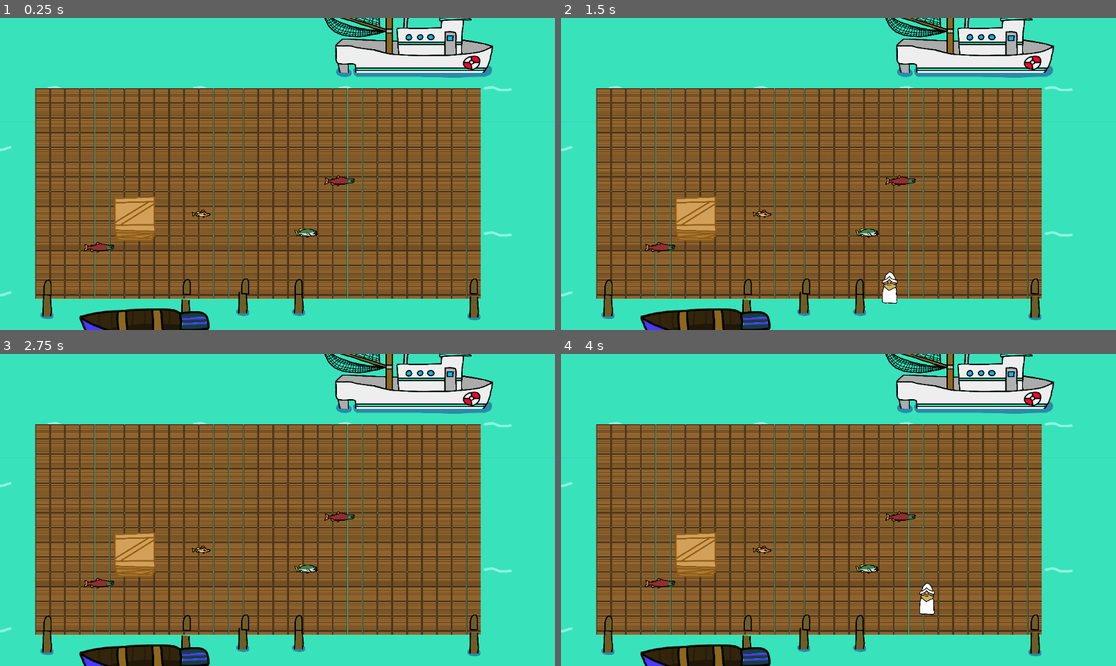
Above: before the commit, frames 1-4 (two rows, left to right).
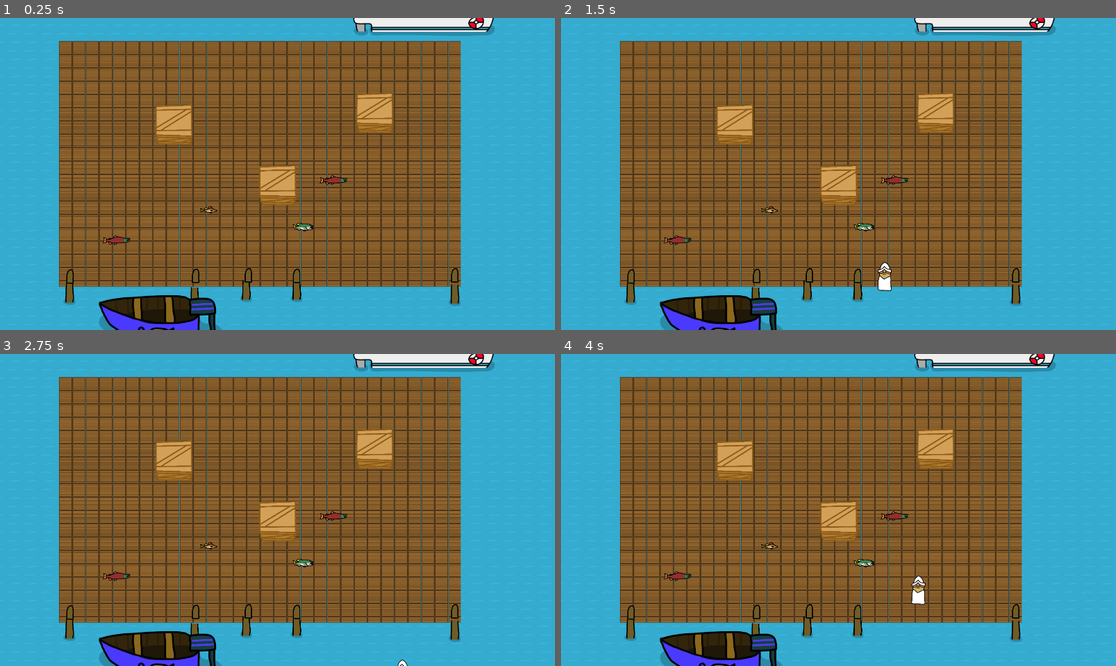
Above: after the commit, the same moments.

Repository: ZevDev54/FishermansWhar
Game: Godot game, scene res://Scenes/GameContainer.tscn
Two runs of this game, one before a commit and one after it. Both use one fixed random seed, a clock stepped at 60 frames per second and the inputs below. Before the commit the project starts from res://Scenes/main.tscn.
Inputs:
- Up to frame 1 (0.25 s): no input
- Up to frame 2 (1.5 s): tap Enter at 0.5 s; hold D (move_right) 0.53-1.28 s; tap Space (join) at 0.6 s; tap E (pickup) at 0.8, 1.35 s; hold S (move_down) from 1.28 s (still down)
- Up to frame 3 (2.75 s): tap Space (join) at 1.55, 2.1 s; release S (move_down) at 2.03 s; hold D (move_right) from 2.03 s (still down); tap E (pickup) at 2.3 s
- Up to frame 4 (4 s): tap Space (join) at 2.75, 3.05, 3.6 s; release D (move_right) at 2.78 s; hold W (move_up) 2.78-3.53 s; tap E (pickup) at 2.85, 3.8 s; hold A (move_left) from 3.53 s (still down)

The runs differ from the first frame. In frame 1, 79% of the frame differs, in the area x 0-100%, y 0-100%; in frame 2, 79%; in frame 3, 79%; in frame 4, 79%.

Commit message:
Made Player node which acts as a generic interface between greater game and player.

Diff:
--- a/Scenes/GameContainer.tscn
+++ b/Scenes/GameContainer.tscn
@@ -1,6 +1,11 @@
-[gd_scene load_steps=2 format=3 uid="uid://j4a4x4nt27m2"]
+[gd_scene load_steps=7 format=3 uid="uid://j4a4x4nt27m2"]
 
+[ext_resource type="PackedScene" uid="uid://2wffpt3c3ygt" path="res://Scenes/game_manager.tscn" id="1_l04mu"]
 [ext_resource type="PackedScene" uid="uid://dy1v8qv6rfib2" path="res://Scenes/main.tscn" id="1_v3bfn"]
+[ext_resource type="Script" path="res://Scenes/player_joining.gd" id="2_ekmqj"]
+[ext_resource type="PackedScene" uid="uid://df2qlsuxgg8m7" path="res://Scenes/player.tscn" id="3_al4fi"]
+[ext_resource type="Script" path="res://demo/player_manager.gd" id="4_80ujy"]
+[ext_resource type="Script" path="res://Scenes/RoundManager.gd" id="5_1h57y"]
 
 [node name="Control" type="Control"]
 layout_mode = 3
@@ -17,6 +22,20 @@
 
 [node name="SubViewport" type="SubViewport" parent="SubViewportContainer"]
 handle_input_locally = false
+audio_listener_enable_2d = true
+size = Vector2i(1920, 1080)
 render_target_update_mode = 4
 
+[node name="GameManager" parent="SubViewportContainer/SubViewport" instance=ExtResource("1_l04mu")]
+
+[node name="PlayerJoining" type="Node" parent="SubViewportContainer/SubViewport/GameManager"]
+script = ExtResource("2_ekmqj")
+player_scene = ExtResource("3_al4fi")
+
+[node name="PlayerManager" type="Node" parent="SubViewportContainer/SubViewport/GameManager/PlayerJoining"]
+script = ExtResource("4_80ujy")
+
+[node name="RoundManager" type="Node" parent="SubViewportContainer/SubViewport/GameManager"]
+script = ExtResource("5_1h57y")
+
 [node name="World" parent="SubViewportContainer/SubViewport" instance=ExtResource("1_v3bfn")]
--- /dev/null
+++ b/Scenes/GameManager.gd
@@ -0,0 +1,13 @@
+extends Node
+class_name GameManager;
+
+
+# Called when the node enters the scene tree for the first time.
+func _ready():
+	if Singletons.Game == null:
+		Singletons.Game = self;
+
+
+# Called every frame. 'delta' is the elapsed time since the previous frame.
+func _process(delta):
+	pass
--- /dev/null
+++ b/Scenes/LevelBits/crate.tscn
@@ -0,0 +1,20 @@
+[gd_scene load_steps=3 format=3 uid="uid://v0kw1q8bpns1"]
+
+[ext_resource type="Texture2D" uid="uid://to18ltebx5oy" path="res://Sprites/levels/general/Crate.png" id="1_cu8do"]
+
+[sub_resource type="RectangleShape2D" id="RectangleShape2D_3w1xg"]
+size = Vector2(22.2371, 23.9477)
+
+[node name="Crate" type="StaticBody2D"]
+scale = Vector2(2.92304, 2.92304)
+collision_layer = 8
+
+[node name="Sprite2D" type="Sprite2D" parent="."]
+z_index = -1
+scale = Vector2(0.025, 0.025)
+texture = ExtResource("1_cu8do")
+
+[node name="CollisionShape2D" type="CollisionShape2D" parent="."]
+z_index = 1
+position = Vector2(0.171055, -4.07826e-08)
+shape = SubResource("RectangleShape2D_3w1xg")
--- /dev/null
+++ b/Scenes/PlayerControls.gd
@@ -0,0 +1,5 @@
+extends Node
+class_name PlayerControls;
+
+var input;
+var player_index;
--- /dev/null
+++ b/Scenes/PlayerScoring.gd
@@ -0,0 +1,18 @@
+extends Node
+
+var score : int = 0;
+
+# Called when the node enters the scene tree for the first time.
+func _ready():
+	pass # Replace with function body.
+
+
+# Called every frame. 'delta' is the elapsed time since the previous frame.
+func _process(delta):
+	pass
+
+func count_kill():
+	score += 1;
+
+func count_last_standing():
+	score += 1;
--- /dev/null
+++ b/Scenes/PlayerTracker.gd
@@ -0,0 +1,14 @@
+extends Node
+class_name PlayerTracker;
+
+var player_list : Array[Player] = [];
+
+# Called when the node enters the scene tree for the first time.
+func _ready():
+	if Singletons.Players == null:
+		Singletons.Players = self;
+
+
+# Called every frame. 'delta' is the elapsed time since the previous frame.
+func _process(delta):
+	pass
--- a/Scenes/PlayerWeapon.gd
+++ b/Scenes/PlayerWeapon.gd
@@ -9,7 +9,8 @@
 
 var input;
 
-
+func _ready():
+	input = (owner as Player).controls.input;
 
 
 func _process(delta):
--- /dev/null
+++ b/Scenes/RoundManager.gd
@@ -0,0 +1,13 @@
+extends Node
+
+var round_num;
+
+
+# Called when the node enters the scene tree for the first time.
+func _ready():
+	pass # Replace with function body.
+
+
+# Called every frame. 'delta' is the elapsed time since the previous frame.
+func _process(delta):
+	pass
--- /dev/null
+++ b/Scenes/game_manager.tscn
@@ -0,0 +1,16 @@
+[gd_scene load_steps=4 format=3 uid="uid://2wffpt3c3ygt"]
+
+[ext_resource type="Script" path="res://Scenes/GameManager.gd" id="1_xhrgr"]
+[ext_resource type="Script" path="res://Scripts/singletons.gd" id="2_ucgig"]
+[ext_resource type="Script" path="res://Scripts/ProjectileManager.gd" id="3_tyw2s"]
+
+[node name="GameManager" type="Node"]
+script = ExtResource("1_xhrgr")
+
+[node name="Singletons" type="Node" parent="." node_paths=PackedStringArray("projectiles")]
+script = ExtResource("2_ucgig")
+projectiles = NodePath("BulletsParent")
+
+[node name="BulletsParent" type="Node2D" parent="Singletons" node_paths=PackedStringArray("projectile_parent")]
+script = ExtResource("3_tyw2s")
+projectile_parent = NodePath(".")
--- a/Scenes/guns/bass.gd
+++ b/Scenes/guns/bass.gd
@@ -63,4 +63,4 @@
 	holding_team #team integer
 	)
 	#add projectile to parent in scene
-	Singletons.projectiles.projectile_parent.add_child(shot)
+	Singletons.Projectiles.projectile_parent.add_child(shot)
--- a/Scenes/guns/salmon.gd
+++ b/Scenes/guns/salmon.gd
@@ -41,4 +41,4 @@
 	holding_team #team integer
 	)
 	#add projectile to parent in scene
-	Singletons.projectiles.projectile_parent.add_child(shot)
+	Singletons.Projectiles.projectile_parent.add_child(shot)
--- a/Scenes/main.tscn
+++ b/Scenes/main.tscn
@@ -1,11 +1,6 @@
-[gd_scene load_steps=19 format=3 uid="uid://dy1v8qv6rfib2"]
+[gd_scene load_steps=13 format=3 uid="uid://dy1v8qv6rfib2"]
 
-[ext_resource type="PackedScene" uid="uid://bmd2tsnu13ek7" path="res://Scenes/Fisherman.tscn" id="1_15o7r"]
-[ext_resource type="Script" path="res://Scenes/player_joining.gd" id="2_f0085"]
-[ext_resource type="Script" path="res://demo/player_manager.gd" id="3_wwm17"]
 [ext_resource type="PackedScene" uid="uid://cfr0y8npg88sk" path="res://Scenes/guns/salmon.tscn" id="4_uldyd"]
-[ext_resource type="Script" path="res://Scripts/singletons.gd" id="5_34jy2"]
-[ext_resource type="Script" path="res://Scripts/ProjectileManager.gd" id="6_dekwi"]
 [ext_resource type="PackedScene" uid="uid://8vp2oxwy362n" path="res://Scenes/perch.tscn" id="7_aedjd"]
 [ext_resource type="Texture2D" uid="uid://dfjcs5ocibk1c" path="res://Sprites/levels/docks/Water.png" id="8_k35p4"]
 [ext_resource type="Texture2D" uid="uid://cnewufp64oaq2" path="res://Sprites/levels/docks/Post bottom.png" id="9_ue1g1"]
@@ -13,33 +8,18 @@
 [ext_resource type="Texture2D" uid="uid://cdt4k3h5jlr7b" path="res://Sprites/levels/docks/FishingBoat.png" id="11_iaaea"]
 [ext_resource type="Texture2D" uid="uid://dyejqlwbfkfhj" path="res://Sprites/levels/docks/Post top.png" id="12_atnrr"]
 [ext_resource type="Texture2D" uid="uid://00us50aqroe2" path="res://Sprites/levels/docks/Small Boat Highlights.png" id="13_xejb4"]
+[ext_resource type="PackedScene" uid="uid://v0kw1q8bpns1" path="res://Scenes/LevelBits/crate.tscn" id="14_62lr8"]
 [ext_resource type="Texture2D" uid="uid://dtxeacrg0103e" path="res://Sprites/levels/docks/Small Boat.png" id="14_k6ngi"]
-[ext_resource type="Texture2D" uid="uid://bu4yfsrkc31x3" path="res://Sprites/levels/general/WaterBackground.png" id="15_de8ay"]
-[ext_resource type="Texture2D" uid="uid://to18ltebx5oy" path="res://Sprites/levels/general/Crate.png" id="16_xppj7"]
+[ext_resource type="TileSet" uid="uid://fp33nodarx8r" path="res://Sprites/levels/tilesets/Dock.tres" id="15_4xues"]
 [ext_resource type="PackedScene" uid="uid://cvoqtax3kbn3h" path="res://Scenes/guns/bass.tscn" id="17_56837"]
-
-[sub_resource type="RectangleShape2D" id="RectangleShape2D_3w1xg"]
-size = Vector2(20, 10.6054)
 
 [node name="World" type="Node2D"]
 
-[node name="PlayerJoining" type="Node" parent="."]
-script = ExtResource("2_f0085")
-player_scene = ExtResource("1_15o7r")
-
-[node name="PlayerManager" type="Node" parent="PlayerJoining"]
-script = ExtResource("3_wwm17")
-
-[node name="GameManager" type="Node" parent="."]
-script = ExtResource("5_34jy2")
-
-[node name="BulletsParent" type="Node2D" parent="GameManager" node_paths=PackedStringArray("projectile_parent")]
-script = ExtResource("6_dekwi")
-projectile_parent = NodePath(".")
-
 [node name="Camera2D" type="Camera2D" parent="."]
 position = Vector2(429, 237)
-zoom = Vector2(1.29, 1.29)
+zoom = Vector2(1.94, 1.94)
+
+[node name="AudioListener2D" type="AudioListener2D" parent="Camera2D"]
 
 [node name="Salmon" parent="." instance=ExtResource("4_uldyd")]
 position = Vector2(512, 248)
@@ -85,7 +65,7 @@
 texture = ExtResource("9_ue1g1")
 
 [node name="FishingBoat" type="Sprite2D" parent="Level"]
-position = Vector2(647, -13)
+position = Vector2(689, -104)
 scale = Vector2(0.17215, 0.17215)
 texture = ExtResource("11_iaaea")
 
@@ -132,33 +112,30 @@
 offset_right = 9074.0
 offset_bottom = 6010.0
 scale = Vector2(0.129357, 0.129357)
-texture = ExtResource("15_de8ay")
+texture = ExtResource("8_k35p4")
 stretch_mode = 1
 
 [node name="Dock2" type="TextureRect" parent="Level"]
 z_index = -5
 offset_left = 39.0
-offset_top = 99.0
 offset_right = 7586.0
-offset_bottom = 3668.0
+offset_bottom = 4611.0
 scale = Vector2(0.095, 0.095)
 texture = ExtResource("10_o5oq7")
 stretch_mode = 1
 
-[node name="Crate" type="StaticBody2D" parent="Level"]
-position = Vector2(199, 309)
-scale = Vector2(2.92304, 2.92304)
-collision_layer = 8
+[node name="Crate" parent="Level" instance=ExtResource("14_62lr8")]
+position = Vector2(602, 128)
 
-[node name="Sprite2D" type="Sprite2D" parent="Level/Crate"]
-z_index = -1
-scale = Vector2(0.025, 0.025)
-texture = ExtResource("16_xppj7")
+[node name="Crate2" parent="Level" instance=ExtResource("14_62lr8")]
+position = Vector2(244, 149)
 
-[node name="CollisionShape2D" type="CollisionShape2D" parent="Level/Crate"]
-z_index = 1
-position = Vector2(0, 1.1974)
-shape = SubResource("RectangleShape2D_3w1xg")
+[node name="Crate3" parent="Level" instance=ExtResource("14_62lr8")]
+position = Vector2(429, 257)
+
+[node name="TileMap" type="TileMap" parent="Level"]
+tile_set = ExtResource("15_4xues")
+format = 2
 
 [node name="Bass" parent="." instance=ExtResource("17_56837")]
 position = Vector2(458, 332)
--- a/Scenes/perch.gd
+++ b/Scenes/perch.gd
@@ -43,4 +43,4 @@
 	holding_team # team integer
 	)
 	#add projectile to parent in scene
-	Singletons.projectiles.projectile_parent.add_child(shot)
+	Singletons.Projectiles.projectile_parent.add_child(shot)
--- /dev/null
+++ b/Scenes/player.gd
@@ -0,0 +1,21 @@
+extends Node
+class_name Player;
+
+var player_id = -1;
+
+@export var movement : FishermanMovement;
+@export var controls : PlayerControls;
+
+var player_index;
+
+signal leave;
+
+func init(player_num: int, device: int):
+	player_index = player_num
+
+	controls.input = DeviceInput.new(device)
+	controls.player_index = player_num;
+
+	player_id = randi_range(0, 1000000); # later, change to ensure no duplicate ID edge cases.
+
+	# $Player.text = "%s" % player_num
--- /dev/null
+++ b/Scenes/player.tscn
@@ -0,0 +1,142 @@
+[gd_scene load_steps=16 format=3 uid="uid://df2qlsuxgg8m7"]
+
+[ext_resource type="Script" path="res://Scenes/player.gd" id="1_pm4vy"]
+[ext_resource type="Script" path="res://Scripts/FishermanMovement.gd" id="1_wx6v0"]
+[ext_resource type="Texture2D" uid="uid://c66t65okabata" path="res://Sprites/Fisherman/Fisherman (Team Color).png" id="2_v26tj"]
+[ext_resource type="Texture2D" uid="uid://de72se02xuxy" path="res://Sprites/Fisherman/Fisherman.png" id="3_medks"]
+[ext_resource type="Script" path="res://Scenes/PlayerWeapon.gd" id="4_i4vo3"]
+[ext_resource type="Script" path="res://Scripts/PlayerDamageable.gd" id="5_n54kk"]
+[ext_resource type="AudioStream" uid="uid://ddmnph3u3mk2t" path="res://audio/sfx/hurt.wav" id="6_83ajl"]
+[ext_resource type="Script" path="res://Scenes/PlayerControls.gd" id="8_g6f7v"]
+[ext_resource type="Script" path="res://Scenes/PlayerScoring.gd" id="9_4gine"]
+
+[sub_resource type="CapsuleShape2D" id="CapsuleShape2D_yvgmo"]
+radius = 11.0
+height = 22.0
+
+[sub_resource type="CircleShape2D" id="CircleShape2D_jotal"]
+radius = 41.1096
+
+[sub_resource type="CapsuleShape2D" id="CapsuleShape2D_yu3vy"]
+height = 46.0
+
+[sub_resource type="Animation" id="Animation_aqvt3"]
+resource_name = "player_hurt"
+length = 0.2
+tracks/0/type = "value"
+tracks/0/imported = false
+tracks/0/enabled = true
+tracks/0/path = NodePath("../Graphics:scale")
+tracks/0/interp = 1
+tracks/0/loop_wrap = true
+tracks/0/keys = {
+"times": PackedFloat32Array(0, 0.05, 0.1, 0.2),
+"transitions": PackedFloat32Array(1, 1, 1, 1),
+"update": 0,
+"values": [Vector2(1, 1), Vector2(1, 0.9), Vector2(0.95, 1), Vector2(1, 1)]
+}
+tracks/1/type = "value"
+tracks/1/imported = false
+tracks/1/enabled = true
+tracks/1/path = NodePath("../Graphics:position")
+tracks/1/interp = 1
+tracks/1/loop_wrap = true
+tracks/1/keys = {
+"times": PackedFloat32Array(0, 0.05, 0.2),
+"transitions": PackedFloat32Array(1, 1, 1),
+"update": 0,
+"values": [Vector2(-2, -5), Vector2(-2, -3), Vector2(-2, -5)]
+}
+tracks/2/type = "value"
+tracks/2/imported = false
+tracks/2/enabled = true
+tracks/2/path = NodePath("AudioStreamPlayer2D:playing")
+tracks/2/interp = 1
+tracks/2/loop_wrap = true
+tracks/2/keys = {
+"times": PackedFloat32Array(0),
+"transitions": PackedFloat32Array(1),
+"update": 1,
+"values": [true]
+}
+
+[sub_resource type="AnimationLibrary" id="AnimationLibrary_rvwry"]
+_data = {
+"player_hurt": SubResource("Animation_aqvt3")
+}
+
+[sub_resource type="AudioStreamRandomizer" id="AudioStreamRandomizer_blhkg"]
+random_pitch = 1.1
+random_volume_offset_db = 0.5
+streams_count = 1
+stream_0/stream = ExtResource("6_83ajl")
+stream_0/weight = 1.0
+
+[node name="Player" type="Node" node_paths=PackedStringArray("movement", "controls")]
+script = ExtResource("1_pm4vy")
+movement = NodePath("Fisherman")
+controls = NodePath("PlayerControls")
+
+[node name="Fisherman" type="CharacterBody2D" parent="."]
+collision_mask = 9
+script = ExtResource("1_wx6v0")
+
+[node name="MainCollider" type="CollisionShape2D" parent="Fisherman"]
+z_index = 1
+position = Vector2(0, 12)
+shape = SubResource("CapsuleShape2D_yvgmo")
+debug_color = Color(0.500428, 0.428096, 1, 0.42)
+
+[node name="Graphics" type="Node2D" parent="Fisherman"]
+position = Vector2(-2, -5)
+
+[node name="GraphicsScale" type="Node2D" parent="Fisherman/Graphics"]
+scale = Vector2(0.1, 0.1)
+
+[node name="Fisherman(teamColor)" type="Sprite2D" parent="Fisherman/Graphics/GraphicsScale"]
+position = Vector2(18, 28)
+texture = ExtResource("2_v26tj")
+
+[node name="Fisherman" type="Sprite2D" parent="Fisherman/Graphics/GraphicsScale"]
+position = Vector2(18, 28)
+texture = ExtResource("3_medks")
+
+[node name="Weapon" type="Node2D" parent="Fisherman" node_paths=PackedStringArray("pickup_area")]
+script = ExtResource("4_i4vo3")
+pickup_area = NodePath("../PickupArea")
+
+[node name="PickupArea" type="Area2D" parent="Fisherman"]
+collision_layer = 2
+collision_mask = 2
+input_pickable = false
+
+[node name="PickupCollision" type="CollisionShape2D" parent="Fisherman/PickupArea"]
+shape = SubResource("CircleShape2D_jotal")
+debug_color = Color(0.956855, 7.70092e-07, 0.532949, 0.121569)
+
+[node name="PlayerDamageable" type="Node2D" parent="Fisherman"]
+script = ExtResource("5_n54kk")
+
+[node name="HurtBox" type="Area2D" parent="Fisherman/PlayerDamageable"]
+collision_layer = 4
+collision_mask = 4
+
+[node name="CollisionShape2D" type="CollisionShape2D" parent="Fisherman/PlayerDamageable/HurtBox"]
+shape = SubResource("CapsuleShape2D_yu3vy")
+
+[node name="AnimationPlayer" type="AnimationPlayer" parent="Fisherman/PlayerDamageable"]
+libraries = {
+"": SubResource("AnimationLibrary_rvwry")
+}
+
+[node name="AudioStreamPlayer2D" type="AudioStreamPlayer2D" parent="Fisherman/PlayerDamageable"]
+stream = SubResource("AudioStreamRandomizer_blhkg")
+volume_db = 2.65
+
+[node name="PlayerControls" type="Node" parent="."]
+script = ExtResource("8_g6f7v")
+
+[node name="PlayerScoring" type="Node" parent="."]
+script = ExtResource("9_4gine")
+
+[connection signal="body_entered" from="Fisherman/PlayerDamageable/HurtBox" to="Fisherman/PlayerDamageable" method="_on_hurt_box_body_entered"]
--- a/Scenes/player_joining.gd
+++ b/Scenes/player_joining.gd
@@ -29,7 +29,7 @@
 	add_child(player_node)
 
 	# random spawn position
-	player_node.position = Vector2(randf_range(50, 400), randf_range(50, 400))
+	player_node.movement.position = Vector2(randf_range(50, 400), randf_range(50, 400))
 
 func delete_player(player: int):
 	player_nodes[player].queue_free()
--- a/Scripts/FishermanMovement.gd
+++ b/Scripts/FishermanMovement.gd
@@ -1,8 +1,9 @@
 extends CharacterBody2D
+class_name FishermanMovement;
 
-signal leave
 
-@export var player_index = 0;
+
+
 var input_velocity = Vector2.ZERO;
 @export var speed = 200;
 
@@ -10,21 +11,10 @@
 
 @onready var weapon = $Weapon;
 
-func init(player_num: int, device: int):
-	player_index = player_num
-
-	# in my project, I got the device integer by accessing the singleton autoload PlayerManager
-	# but for simplicity, it's not an autoload in this demo.
-	# but I recommend making it a singleton so you can access the player data from anywhere.
-	# that would look like the following line, instead of the device function parameter above.
-	# var device = PlayerManager.get_player_device(player)
-	input = DeviceInput.new(device)
+func _ready():
+	input = (owner as Player).controls.input;
 
 
-	# $Player.text = "%s" % player_num
-
-func _ready():
-	weapon.input = input;
 func _physics_process(delta):
 	var x = input.get_axis("move_left", "move_right")
 	var y = input.get_axis("move_up", "move_down")
--- a/Scripts/ProjectileManager.gd
+++ b/Scripts/ProjectileManager.gd
@@ -4,5 +4,6 @@
 @export var projectile_parent : Node2D;
 
 func _ready():
-	if(!Singletons.projectiles):
-		Singletons.projectiles =  self;
+	if(!Singletons.Projectiles):
+		Singletons.Projectiles = self;
+		print("Set projectiles parent")
--- a/Scripts/singletons.gd
+++ b/Scripts/singletons.gd
@@ -1,4 +1,6 @@
 extends Node;
 class_name singletons;
 
-var projectiles : ProjectileManager;
+@export var Projectiles : ProjectileManager;
+@export var Game : GameManager;
+@export var Players : PlayerTracker;
--- /dev/null
+++ b/Sprites/levels/tilesets/Dock.tres
@@ -0,0 +1,19 @@
+[gd_resource type="TileSet" load_steps=3 format=3 uid="uid://fp33nodarx8r"]
+
+[sub_resource type="TileSetScenesCollectionSource" id="TileSetScenesCollectionSource_ts21r"]
+
+[sub_resource type="TileSetAtlasSource" id="TileSetAtlasSource_y2f4u"]
+texture_region_size = Vector2i(83, 83)
+1:1/0 = 0
+1:2/0 = 0
+2:2/0 = 0
+2:1/0 = 0
+1:0/0 = 0
+2:0/0 = 0
+0:0/0 = 0
+0:1/0 = 0
+0:2/0 = 0
+
+[resource]
+sources/0 = SubResource("TileSetScenesCollectionSource_ts21r")
+sources/1 = SubResource("TileSetAtlasSource_y2f4u")
--- a/project.godot
+++ b/project.godot
@@ -11,7 +11,7 @@
 [application]
 
 config/name="FishermansWhar"
-run/main_scene="res://Scenes/main.tscn"
+run/main_scene="res://Scenes/GameContainer.tscn"
 config/features=PackedStringArray("4.2", "Forward Plus")
 config/icon="res://icon.svg"
 
@@ -19,6 +19,11 @@
 
 MultiplayerInput="*res://addons/multiplayer_input/multiplayer_input.gd"
 Singletons="*res://Scripts/singletons.gd"
+
+[display]
+
+window/size/viewport_width=1920
+window/size/viewport_height=1080
 
 [editor_plugins]
 
Not shown: 1 places in Scenes/Fisherman.tscn that only renumber resources
